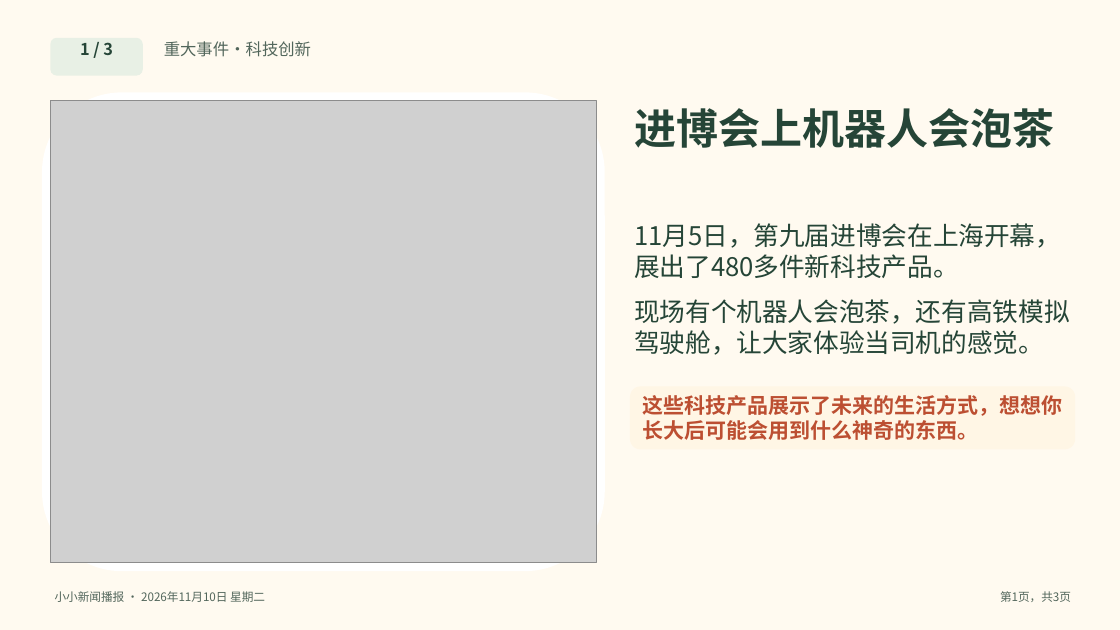
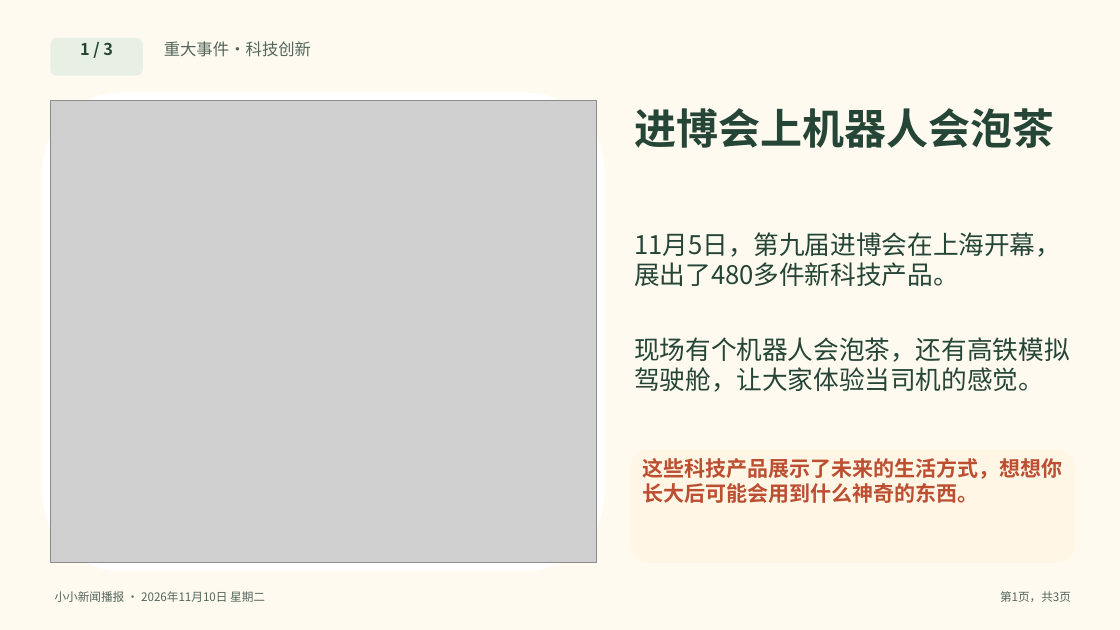
Before and after one commit to solomonhe-hgx/daily-news, a slide deck: slide 1 of daily-news/2026-11-10/今日新闻-2026-11-10.pptx. Drawn at 1120x630 pixels with LibreOffice and Linux fonts; fonts in the diff are those of the drawing; grey boxes stand for pictures. Boxes give left, top, right and bottom in pixels: in the first picture for what was removed or moved away, otherwise in the second. Text is boxed around its words. In the diff, an @@ line names an element or a change of style, - is before the commit and + after.

```diff
--- a/daily-news/2026-11-10/今日新闻-2026-11-10.pptx
+++ b/daily-news/2026-11-10/今日新闻-2026-11-10.pptx
@@ text "11月5日，第九届进博会在上海开幕，展出了480多件新科技产品。": place and size @@
-text "11月5日，第九届进博会在上海开幕，展出了480多件新科技产品。" at [634,223,1061,278]
+text "11月5日，第九届进博会在上海开幕，展出了480多件新科技产品。" at [634,232,1061,286]
@@ text "现场有个机器人会泡茶，还有高铁模拟驾驶舱，让大家体验当司机的感觉。": place and size @@
-text "现场有个机器人会泡茶，还有高铁模拟驾驶舱，让大家体验当司机的感觉。" at [634,299,1070,355]
+text "现场有个机器人会泡茶，还有高铁模拟驾驶舱，让大家体验当司机的感觉。" at [634,337,1070,392]
@@ rounded rectangle: place and size @@
-rounded rectangle at [630,386,1075,450]
+rounded rectangle at [630,450,1075,563]
@@ text "这些科技产品展示了未来的生活方式，想想你长大后可能会用到什么神奇的东西。": place and size @@
-text "这些科技产品展示了未来的生活方式，想想你长大后可能会用到什么神奇的东西。" at [643,395,1063,440]
+text "这些科技产品展示了未来的生活方式，想想你长大后可能会用到什么神奇的东西。" at [643,458,1063,503]
```
Also in this commit, not shown: 2 other slides changed, 6 other files.
